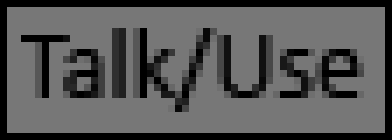
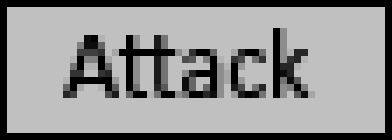
Layers edited between the first and the second 392x140 image:
added layer "Attack" above "Use" over [63, 28, 315, 98]
renamed "Talk/Use" to "Talk", hid it, painted on it over [21, 28, 364, 112]
showed "Layer 2" over [7, 7, 385, 133]
